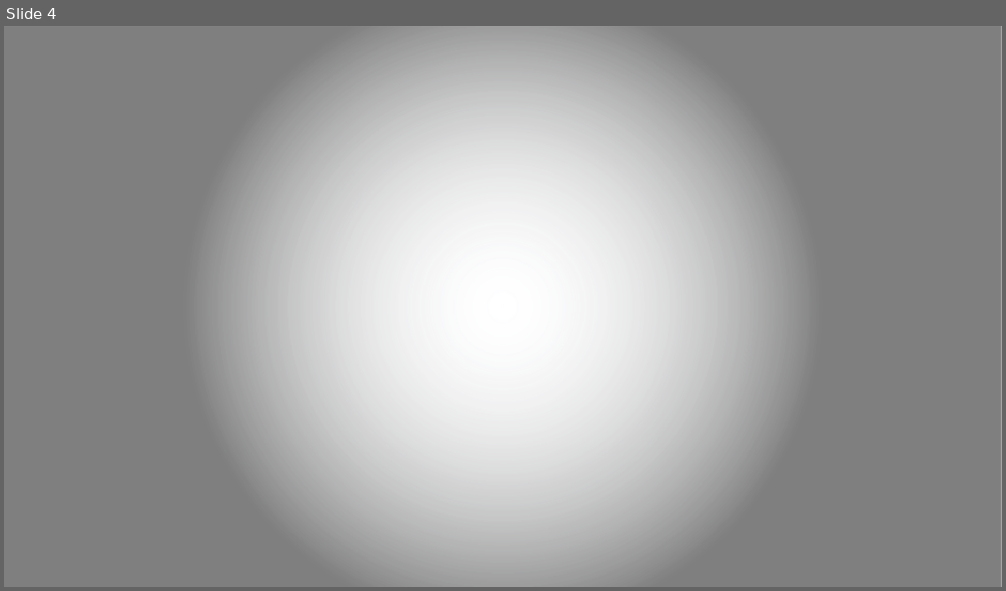
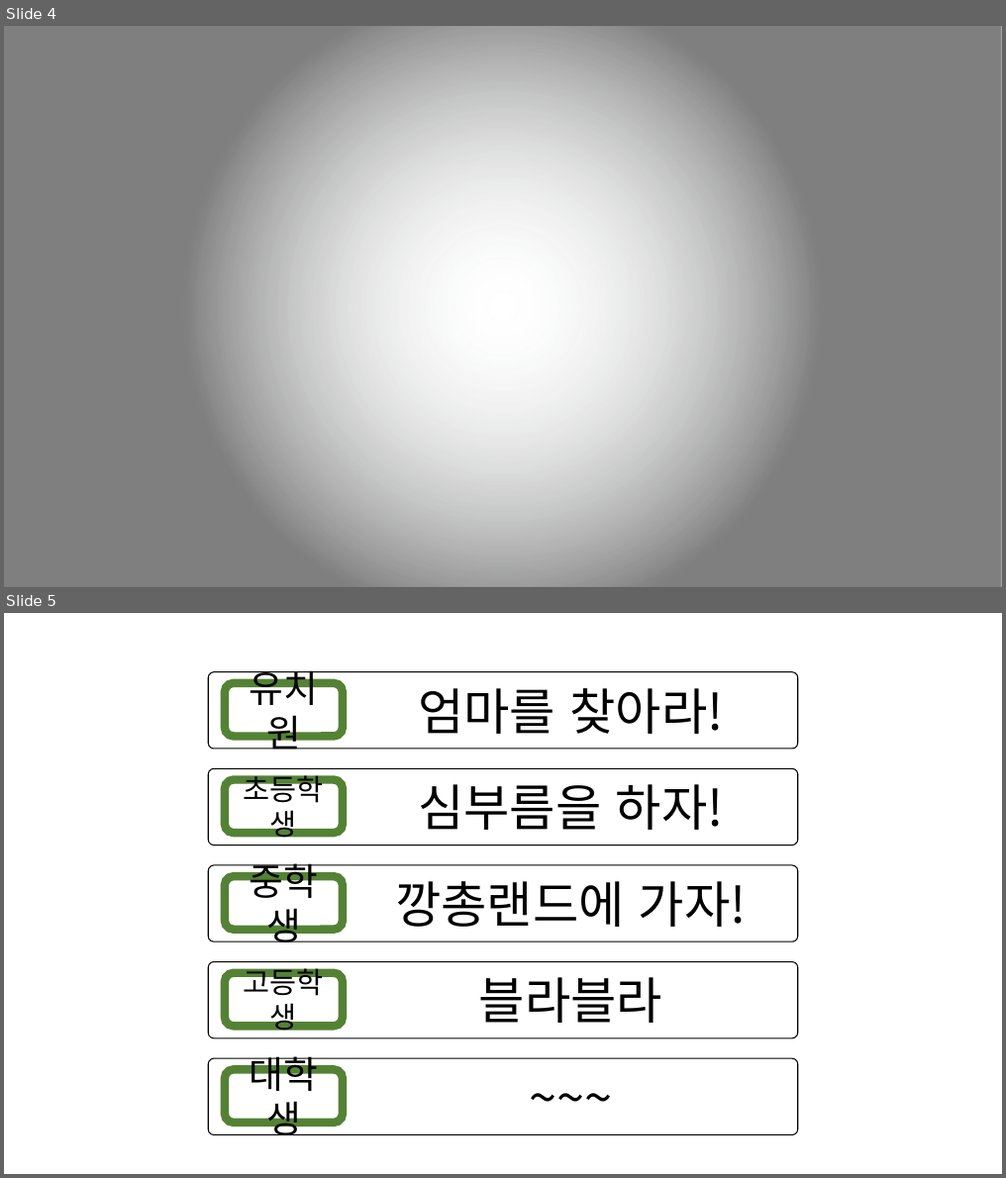
Before and after one commit to SNUGDC/TrainRabbit, a slide deck: 지하철 토끼 리소스.pptx. Shown one above the other, each under a label of ours: slide 4 before the commit, slides 4 and 5 after it. The pictures are 1006x591 and 1006x1178 pixels, drawn with LibreOffice and Linux fonts; fonts in the diff are those of the drawing. Boxes give left, top, right and bottom in pixels: in the first picture for what was removed or moved away, otherwise in the second. Text is boxed around its words. In the diff, an @@ line names an element or a change of style, - is before the commit and + after.

```diff
--- a/지하철 토끼 리소스.pptx
+++ b/지하철 토끼 리소스.pptx
@@ slide 5 added at (4, 613, 1002, 1174), background #FFFFFF @@
@@ group added at (208, 672, 798, 1135): 10 rounded rectangles, 5 texts @@
+유치원
+엄마를 찾아라!
+초등학생
+심부름을 하자!
+중학생
+깡총랜드에 가자!
+고등학생
+블라블라
+대학생
+~~~
```
Also in this commit, not shown: 8 other files.
